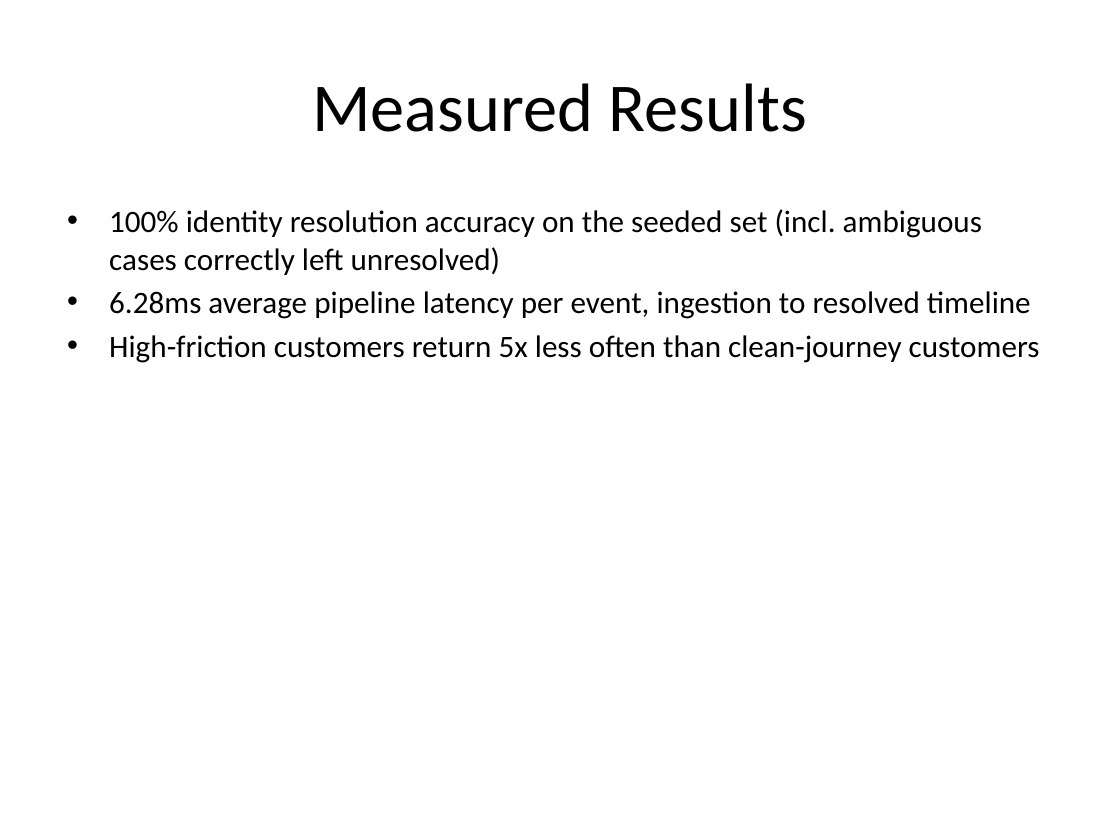
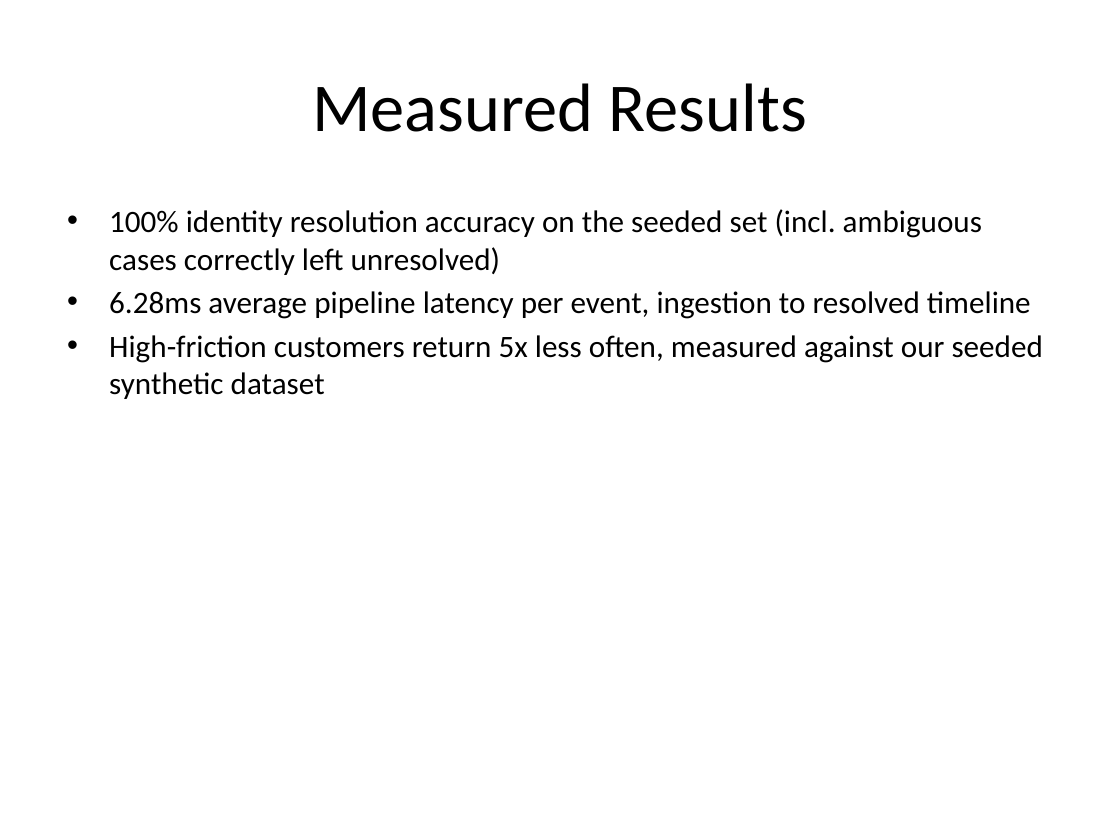
Before and after one commit to G26karthik/Throughline, a slide deck: slide 7 of deck/Throughline_Deck.pptx. Drawn at 1120x840 pixels with LibreOffice and Linux fonts; fonts in the diff are those of the drawing. Boxes give left, top, right and bottom in pixels: in the first picture for what was removed or moved away, otherwise in the second. Text is boxed around its words. In the diff, an @@ line names an element or a change of style, - is before the commit and + after.

Commit message:
fix: scope churn stat to seeded dataset on deck's Measured Results slide

```diff
--- a/deck/Throughline_Deck.pptx
+++ b/deck/Throughline_Deck.pptx
@@ text at (109, 335, 1043, 399): text changed @@
-• High-friction customers return 5x less often than clean-journey customers
+• High-friction customers return 5x less often, measured against our seeded synthetic dataset
```
Also in this commit, not shown: 1 other file.
